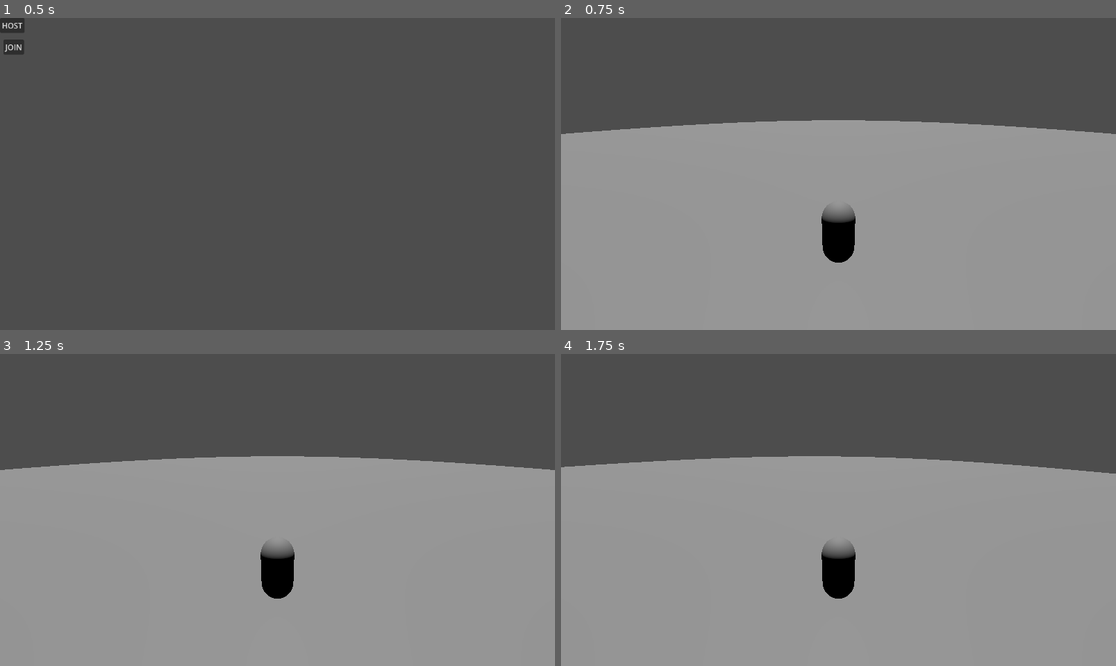
Above: before the commit, frames 1-4 (two rows, left to right).
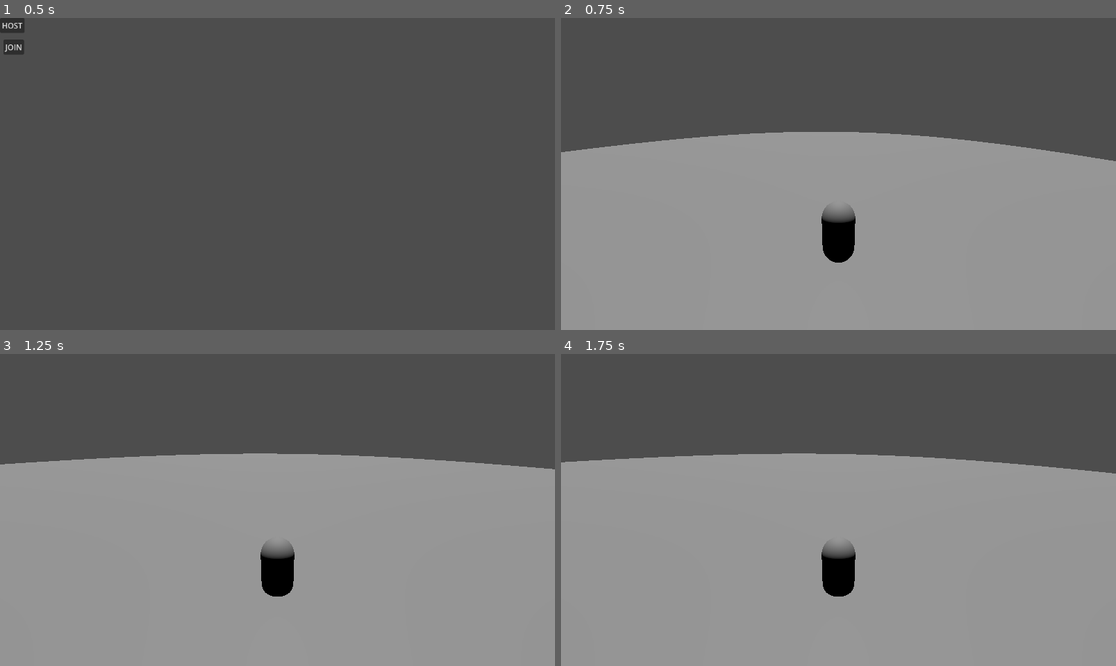
Above: after the commit, the same moments.

Repository: Grenixx/godoMulti
Game: Godot game, scene res://world.tscn
Two runs of this game, one before a commit and one after it. Both use one fixed random seed, a clock stepped at 60 frames per second and the inputs below.
Inputs:
- Up to frame 1 (0.5 s): no input
- Up to frame 2 (0.75 s): click "HOST" at 0.5 s
- Up to frame 3 (1.25 s): no input
- Up to frame 4 (1.75 s): tap Enter at 1.25 s; hold Right (ui_right) from 1.28 s (still down)

Frame 1 is identical in both runs. In frame 2, 5.0% of the frame differs, in the area x 0-100%, y 32-46%; in frame 3, 0.9%; in frame 4, 0.8%.

Commit message:
spawn fix (ca spawnnais tjr au dessus d un ancien joueur)

Diff:
--- a/world.gd
+++ b/connetServerClient.gd
@@ -19,5 +19,6 @@
 func add_player(id = 1):
 	var player = player_scene.instantiate()
 	player.name = str(id)
+	player.global_transform.origin = Vector3(0, 0, 0)  # ou un spawn point
 
 	call_deferred("add_child", player)
--- a/player.gd
+++ b/player.gd
@@ -7,11 +7,11 @@
 
 var target_velocity = Vector3.ZERO
 
+var boolSpawnFirstTime = false
+
 @onready var cam = $Camera3D
 
 func _enter_tree() -> void:
-	print(name.to_int())
-
 	set_multiplayer_authority(name.to_int())
 
 func _ready() -> void:
@@ -19,6 +19,10 @@
 
 func _physics_process(delta):
 	if is_multiplayer_authority():
+		if boolSpawnFirstTime == false:
+			global_position = Vector3(5,5,5)
+			boolSpawnFirstTime = true
+
 		var direction = Vector3.ZERO
 
 		if Input.is_action_pressed("ui_right"):
--- a/player.tscn
+++ b/player.tscn
@@ -5,8 +5,8 @@
 [sub_resource type="CapsuleMesh" id="CapsuleMesh_sh265"]
 
 [sub_resource type="CapsuleShape3D" id="CapsuleShape3D_sh265"]
-radius = 0.580705
-height = 1.22972
+radius = 0.6166992
+height = 1.2333984
 
 [sub_resource type="SceneReplicationConfig" id="SceneReplicationConfig_4flbx"]
 properties/0/path = NodePath(".:position")
@@ -20,7 +20,7 @@
 mesh = SubResource("CapsuleMesh_sh265")
 
 [node name="CollisionShape3D" type="CollisionShape3D" parent="."]
-transform = Transform3D(1, 0, 0, 0, 1, 0, 0, 0, 1, 0, -0.360469, 0)
+transform = Transform3D(1, 0, 0, 0, 1, 0, 0, 0, 1, 0, -0.048769712, 0)
 shape = SubResource("CapsuleShape3D_sh265")
 
 [node name="Camera3D" type="Camera3D" parent="."]
--- a/project.godot
+++ b/project.godot
@@ -12,7 +12,7 @@
 
 config/name="godotMulti"
 run/main_scene="uid://y4g2eyygpb06"
-config/features=PackedStringArray("4.4", "GL Compatibility")
+config/features=PackedStringArray("4.5", "GL Compatibility")
 config/icon="res://icon.svg"
 
 [rendering]
--- a/serverClient.gd
+++ /dev/null
@@ -1,54 +0,0 @@
-extends Node
-
-# Serveur sans interface graphique (headless possible)
-var peer = ENetMultiplayerPeer.new()
-const PORT = 8080
-
-func _ready():
-	# Initialisation réseau
-	# set_multiplayer_authority(multiplayer.get_unique_id())
-	peer.create_server(PORT)
-	multiplayer.multiplayer_peer = peer
-	multiplayer.peer_connected.connect(_on_player_connected)
-	multiplayer.peer_disconnected.connect(_on_player_disconnected)
-
-func _on_player_connected(id):
-	print("[SERVER] Nouveau joueur connecté avec l'ID:", id)
-
-	add_player(id)
-
-func _on_player_disconnected(id):
-	print("[SERVER] Joueur déconnecté avec l'ID:", id)
-
-@onready var player_scene = preload("res://player.tscn")
-func add_player(id = 1):
-	var player = player_scene.instantiate()
-	player.name = str(id)
-	var world = get_node("/root/world")
-	world.call_deferred("add_child", player)
-
-
-"""
-##
-### OVERMASS
-##
-#var peer = ENetMultiplayerPeer.new()
-var peer = ENetMultiplayerPeer.new()
-
-const PORT = 8080
-
-func _ready():
-	#peer.create_client("localhost",PORT) 192.168.1.115	109.51.39.171
-	#peer.create_client("192.168.1.115:8080")
-
-	#peer.create_client("127.0.0.1", 8080)
-	#multiplayer.multiplayer_peer = peer
-
-	#var url = "wss://vps-ad5ab9fd.vps.ovh.net/ws/"
-	#var err = peer.create_client(url)
-	#if err != OK:
-	#	show_server_down_message("Erreur initiale de connexion : %d" % err)
-	#else:
-	#	multiplayer.multiplayer_peer = peer
-	#	multiplayer.connection_failed.connect(_on_connection_failed)
-	"""
--- a/world.tscn
+++ b/world.tscn
@@ -1,6 +1,6 @@
 [gd_scene load_steps=4 format=3 uid="uid://y4g2eyygpb06"]
 
-[ext_resource type="Script" uid="uid://dbybqd72bml4d" path="res://world.gd" id="1_f3sb7"]
+[ext_resource type="Script" uid="uid://dbybqd72bml4d" path="res://connetServerClient.gd" id="1_f3sb7"]
 
 [sub_resource type="CylinderMesh" id="CylinderMesh_gv5m4"]
 top_radius = 50.0
Renamed: world.gd.uid -> connetServerClient.gd.uid
Not shown, removed: serverClient.gd.uid
